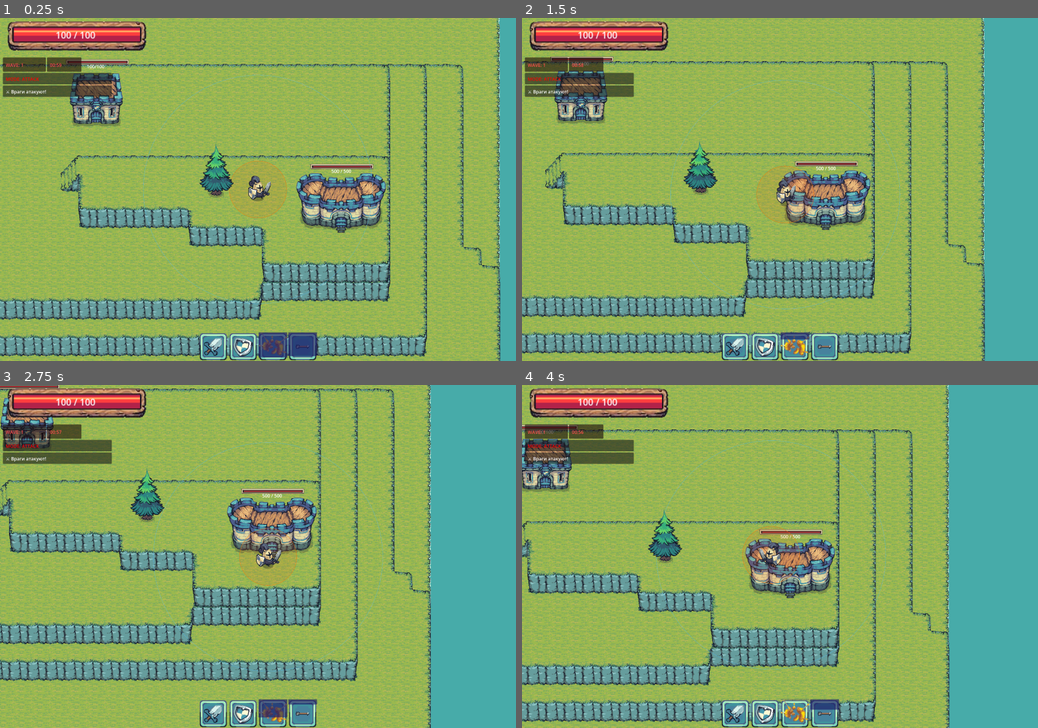
Above: before the commit, frames 1-4 (two rows, left to right).
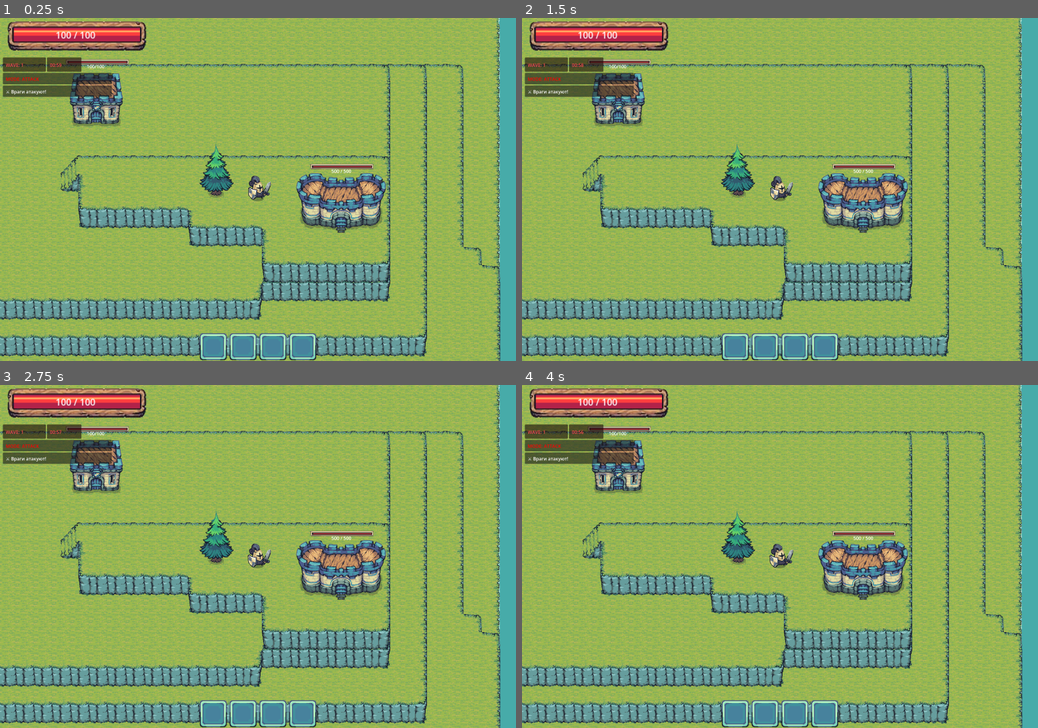
Above: after the commit, the same moments.

Repository: yafind/hardes
Game: Godot game, scene res://levels/game.tscn
Two runs of this game, one before a commit and one after it. Both use one fixed random seed, a clock stepped at 60 frames per second and the inputs below. The project has no main scene, so this scene is started directly.
Inputs:
- Up to frame 1 (0.25 s): no input
- Up to frame 2 (1.5 s): hold D (right) 0.53-1.28 s; hold S (down) from 1.28 s (still down)
- Up to frame 3 (2.75 s): release S (down) at 2.03 s; hold D (right) from 2.03 s (still down)
- Up to frame 4 (4 s): release D (right) at 2.78 s; hold W (up) 2.78-3.53 s; hold A (left) from 3.53 s (still down)

The runs differ from the first frame. In frame 1, 1.3% of the frame differs, in the area x 27-73%, y 16-100%; in frame 2, 41%; in frame 3, 53%, in the area x 0-97%, y 0-100%; in frame 4, 49%.
Error after the commit: Parse Error: The member "wall_slide_factor" already exists in parent class BaseEntity. (res://entities/common/player/player.gd:6)

Commit message:
update branch

Diff:
--- a/components/combat_component.tscn
+++ b/components/combat_component.tscn
@@ -1,6 +1,6 @@
 [gd_scene format=3 uid="uid://fyhpd8jnxasy"]
 
-[ext_resource type="Script" uid="uid://nmo5r3h3j705" path="res://components/MeleeComponent.gd" id="1_ri1ir"]
+[ext_resource type="Script" uid="uid://nmo5r3h3j705" path="res://components/CombatComponent.gd" id="1_ri1ir"]
 
 [sub_resource type="RectangleShape2D" id="RectangleShape2D_p72ip"]
 size = Vector2(26, 29)
--- a/entities/ally/player_barracks.tscn
+++ b/entities/ally/player_barracks.tscn
@@ -1,6 +1,6 @@
 [gd_scene format=3 uid="uid://d2hwynf41lvwb"]
 
-[ext_resource type="Script" path="res://entities/barracks.gd" id="1_brrks"]
+[ext_resource type="Script" path="res://entities/ally/barracks.gd" id="1_brrks"]
 [ext_resource type="Texture2D" uid="uid://bl35h3fls8b6b" path="res://assets/Tiny Swords (Free Pack)/Buildings/Blue Buildings/Barracks.png" id="3_p26es"]
 [ext_resource type="PackedScene" uid="uid://be04bd4gnwove" path="res://components/health_component.tscn" id="4_ymime"]
 [ext_resource type="Texture2D" uid="uid://bod07o3jcwsol" path="res://assets/Tiny Swords (Free Pack)/UI Elements/UI Elements/Bars/hp_small.png" id="5_s1338"]
--- a/entities/common/base_entity.gd
+++ b/entities/common/base_entity.gd
@@ -45,6 +45,8 @@
 @export var separation_distance: float = 40.0
 ## Weight of separation behavior (0 = disabled)
 @export var separation_weight: float = 0.6
+## Wall slide factor (0 = no slide, 1 = full slide along walls)
+@export var wall_slide_factor: float = 0.7
 
 # ── State ─────────────────────────────────────────────────────────────────────
 enum State { IDLE, PATROL, CHASE, SEARCH, ATTACK, DEATH }
@@ -312,7 +314,7 @@
 			if dist_sq > exit_range_sq:
 				_change_state(State.CHASE)
 
-	move_and_slide()
+	_move_and_slide_with_wall_handling()
 	queue_redraw()
 
 # ── State management ──────────────────────────────────────────────────────────
@@ -466,6 +468,24 @@
 		sep /= float(count)
 	return sep.normalized()
 
+## Handle movement with wall sliding to prevent getting stuck on corners
+func _move_and_slide_with_wall_handling() -> void:
+	move_and_slide()
+
+	# Process collisions for wall sliding behavior
+	for i in range(get_slide_collision_count()):
+		var collision = get_slide_collision(i)
+		var normal = collision.get_normal()
+
+		# Only apply slide if moving with significant velocity
+		if velocity.length() > 10:
+			var into_wall = velocity.dot(normal)
+			if into_wall < 0:
+				# Remove the component going into the wall, keep tangential movement
+				velocity = velocity - normal * into_wall * wall_slide_factor
+				# Slight damping to prevent jitter
+				velocity = velocity.lerp(Vector2.ZERO, 0.1)
+
 # ── Helpers ───────────────────────────────────────────────────────────────────
 
 func _face(left: bool) -> void:
Not shown, added: entities/ally/barracks.gd.uid
Not shown, added: entities/ally/player_knight.gd.uid
Not shown, added: entities/common/base_entity.gd.uid
Not shown, added: entities/common/enemy/enemy.gd.uid
Not shown, added: entities/common/enemy/enemy_attack.gd.uid
Not shown, added: entities/common/player/player.gd.uid
Not shown, added: entities/common/player/skills/arrow.gd.uid
Not shown, added: entities/common/player/skills/fire_zone.gd.uid
Not shown, added: managers/wave_manager.gd.uid
Not shown, added: managers/wave_ui.gd.uid
Not shown, added: scenes/game/UI.gd.uid
Not shown, added: scenes/game/control.gd.uid
(and 4 more such lines)
